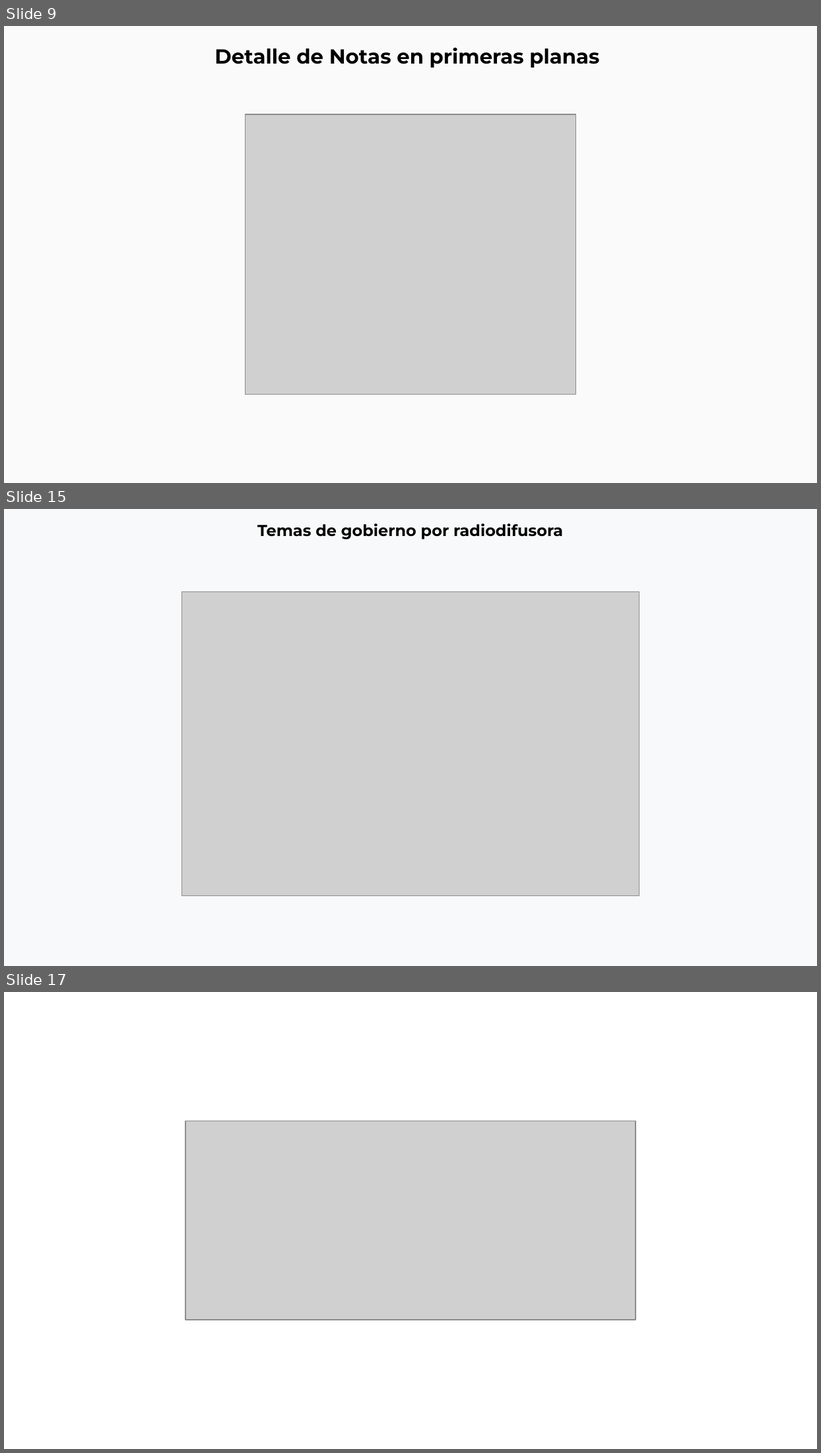
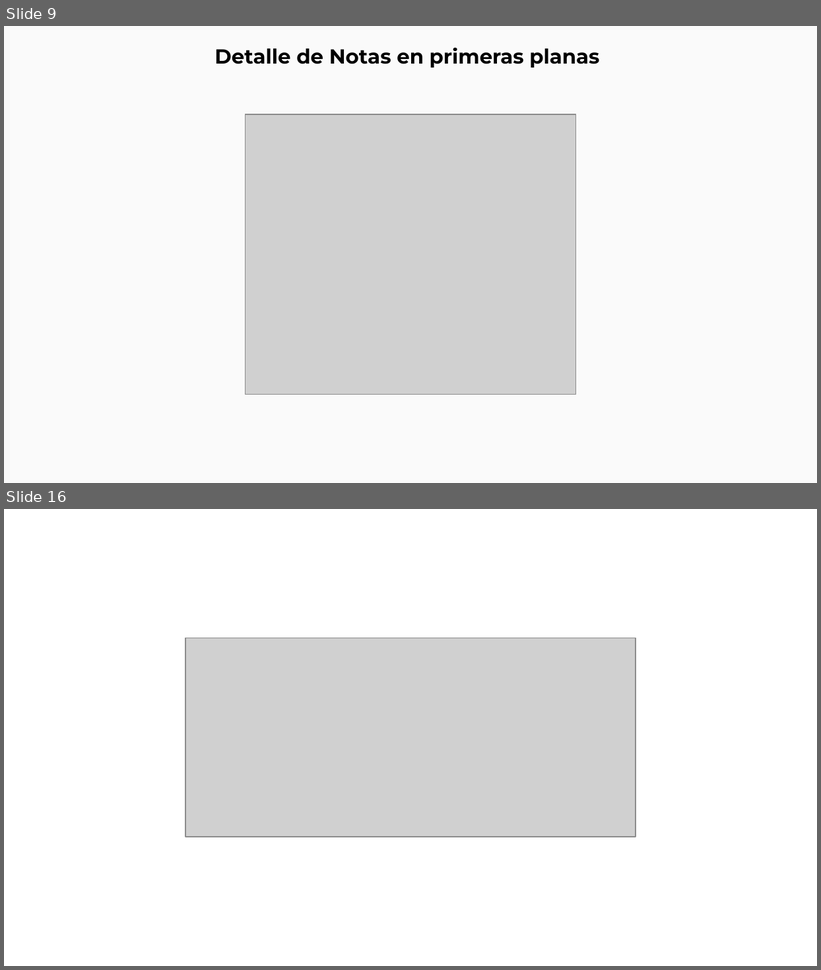
Before and after one commit to thelonious9/Reporteportadas, a slide deck: Reporte 081026.pptx. Shown one above the other, each under a label of ours: slides 9, 15 and 17 before the commit, slides 9 and 16 after it; the slides between them are not shown. The pictures are 821x1453 and 821x970 pixels, drawn with LibreOffice and Linux fonts; fonts in the diff are those of the drawing; grey boxes stand for pictures; background and template pictures are left out. Boxes give left, top, right and bottom in pixels: in the first picture for what was removed or moved away, otherwise in the second. Text is boxed around its words. In the diff, an @@ line names an element or a change of style, - is before the commit and + after.

```diff
--- a/Reporte 081026.pptx
+++ b/Reporte 081026.pptx
@@ slide 15 removed at (x1=4, y1=509, x2=817, y2=966), background #F8F9FA @@
@@ text removed at (x1=257, y1=524, x2=563, y2=539) @@
-Temas de gobierno por radiodifusora
@@ picture removed at (x1=182, y1=592, x2=639, y2=896) @@
@@ what was slide 17 is now slide 16 @@
```
Also in this commit, not shown: 6 slides changed.
